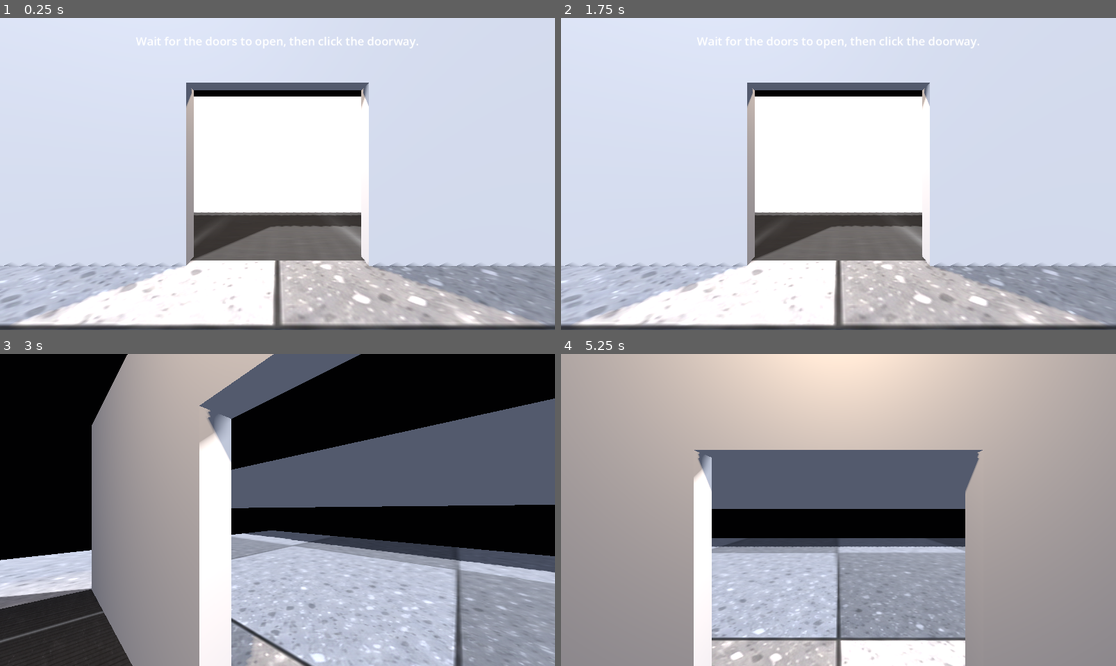
Above: before the commit, frames 1-4 (two rows, left to right).
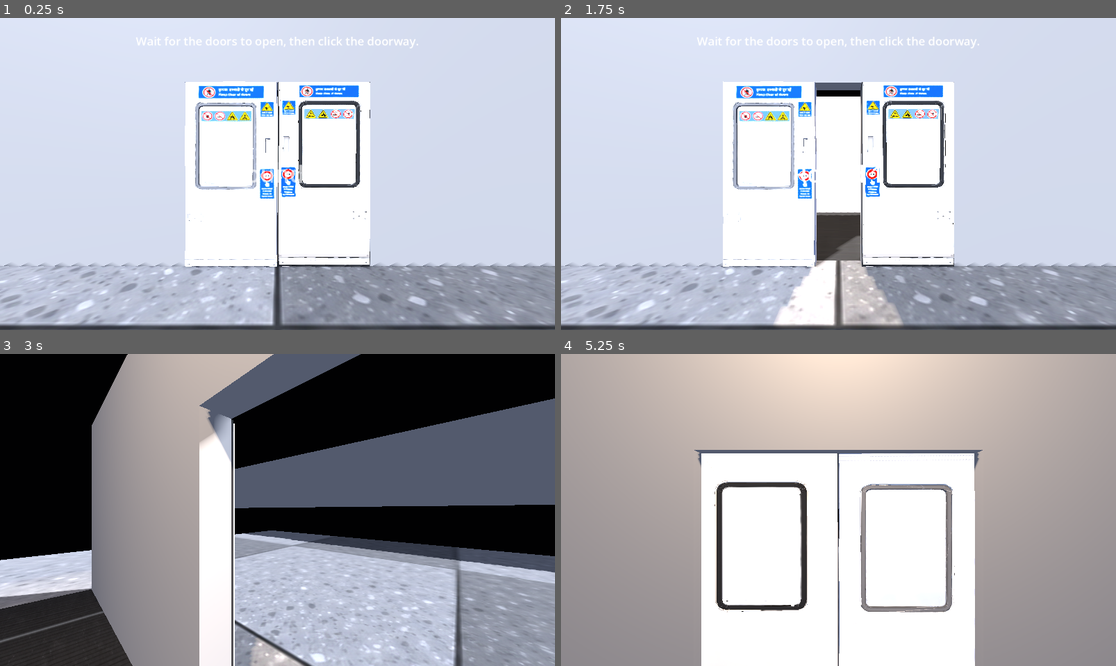
Above: after the commit, the same moments.

Repository: Vaibhav-hub123/DoorGambler
Game: Godot game, scene res://scenes/main.tscn
Same seed, same stepped clock (60 frames per second), same inputs: the game is played once before the commit and once after it.
Inputs (mouse positions are in pixels of both pictures, inside the frame that each line leads up to):
- Up to frame 1 (0.25 s): no input
- Up to frame 2 (1.75 s): tap Enter at 0.5 s; move the mouse to (960, 158) at 0.52 s; click (960, 158) at 0.67 s; tap Space at 1.25 s; move the mouse to (727, 189) at 1.27 s; click (727, 189) at 1.42 s
- Up to frame 3 (3 s): move the mouse to (333, 441) at 2.02 s; click (333, 441) at 2.17 s; move the mouse to (249, 572) at 2.77 s; click (249, 572) at 2.92 s
- Up to frame 4 (5.25 s): move the mouse to (1005, 556) at 3.52 s; click (1005, 556) at 3.67 s; move the mouse to (672, 463) at 4.27 s; click (672, 463) at 4.42 s; move the mouse to (866, 510) at 5.02 s; click (866, 510) at 5.17 s

The runs differ from the first frame. In frame 1, 23% of the frame differs, in the area x 2-98%, y 20-99%; in frame 2, 23%; in frame 3, 0.5%; in frame 4, 31%, in the area x 23-75%, y 31-100%.

Commit message:
put doors

Diff:
--- a/scenes/main.tscn
+++ b/scenes/main.tscn
@@ -1,8 +1,10 @@
 [gd_scene format=3 uid="uid://cq521dy65wn1r"]
 
-[ext_resource type="Script" path="res://main.gd" id="1_o5qli"]
+[ext_resource type="Script" uid="uid://csuu0xqwrrtbb" path="res://main.gd" id="1_o5qli"]
 [ext_resource type="Texture2D" uid="uid://bsulig1q7tub6" path="res://assets/metro_station_floor.png" id="3_floor_texture"]
 [ext_resource type="Texture2D" uid="uid://bwepvg0ykinl5" path="res://assets/metro_car_floor.png" id="4_car_floor_texture"]
+[ext_resource type="PackedScene" uid="uid://bi5igl28o6vb7" path="res://assets/Meshy_AI_MetroLeftDoorSolidLowPoly_20261114_texture_remesh_tri_fbx/Meshy_AI_MetroLeftDoorSolidLowPoly_20261114_texture_remesh_tri.fbx" id="4_tbgi4"]
+[ext_resource type="PackedScene" uid="uid://cbggxfvol8bej" path="res://assets/Meshy_AI_MetroRightDoorLowPoly_20261114_texture_fbx/Meshy_AI_MetroRightDoorLowPoly_20261114_texture.fbx" id="5_tefeu"]
 
 [sub_resource type="Environment" id="Environment_main"]
 background_mode = 1
@@ -91,10 +93,16 @@
 omni_range = 8.0
 
 [node name="DoorLeft" type="MeshInstance3D" parent="Train" unique_id=1389175952]
-transform = Transform3D(1, 0, 0, 0, 1, 0, 0, 0, 1, -0.5, 1, 0.031838473)
+transform = Transform3D(1, 0, 0, 0, 1, 0, 0, 0, 1, -0.5, 1, 0.06)
+
+[node name="Meshy_AI_MetroLeftDoorSolidLowPoly_20261114_texture_remesh_tri" parent="Train/DoorLeft" unique_id=202356035 instance=ExtResource("4_tbgi4")]
+transform = Transform3D(1.2155, 0, 0, 0, 1.05114, 0, 0, 0, 0.7365, 0, 0, 0)
 
 [node name="DoorRight" type="MeshInstance3D" parent="Train" unique_id=1807624690]
 transform = Transform3D(1, 0, 0, 0, 1, 0, 0, 0, 1, 0.5, 1, 0.06)
+
+[node name="Meshy_AI_MetroRightDoorLowPoly_20261114_texture" parent="Train/DoorRight" unique_id=448501326 instance=ExtResource("5_tefeu")]
+transform = Transform3D(2.5924, 0, 0, 0, 2.10267, 0, 0, 0, 1.06044, 0, 0, 0)
 
 [node name="PlatformSpot" type="Marker3D" parent="." unique_id=165085940]
 transform = Transform3D(1, 0, 0, 0, 1, 0, 0, 0, 1, 0, 1.6, 4)
